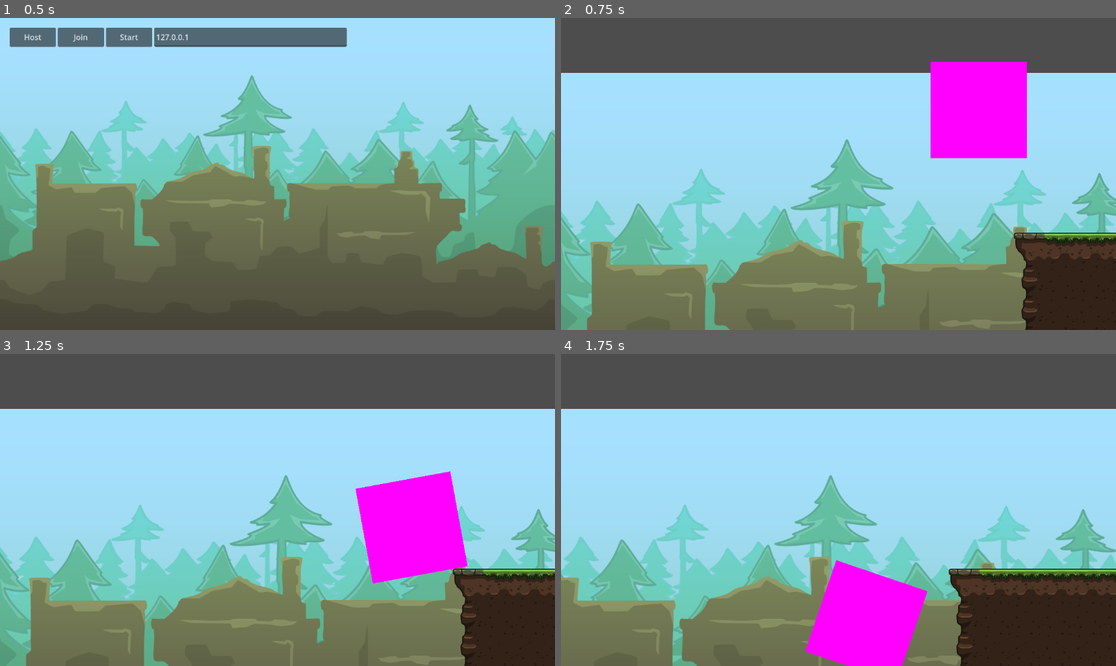
Above: before the commit, frames 1-4 (two rows, left to right).
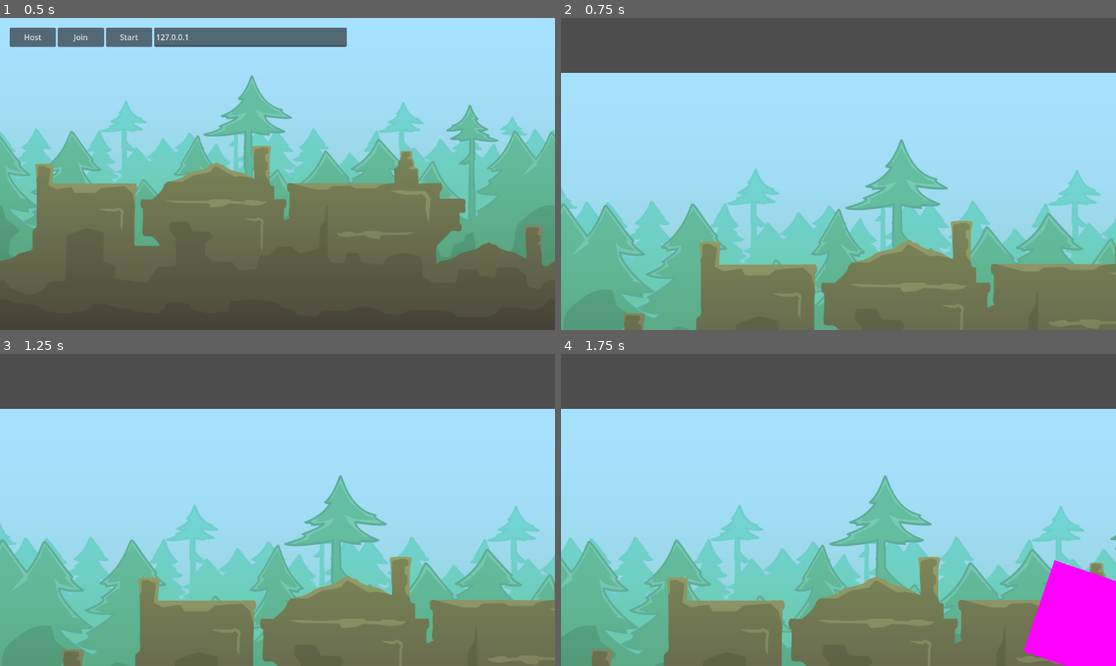
Above: after the commit, the same moments.

Repository: schwasam/godot-2d-multiplayer
Game: Godot game, scene res://menu/menu.tscn
Two runs of this game, one before a commit and one after it. Both use one fixed random seed, a clock stepped at 60 frames per second and the inputs below.
Inputs:
- Up to frame 1 (0.5 s): no input
- Up to frame 2 (0.75 s): click "Start" at 0.5 s
- Up to frame 3 (1.25 s): no input
- Up to frame 4 (1.75 s): hold D (move_right) from 1.28 s (still down); tap Space (jump) at 1.35, 1.52 s

Frame 1 is identical in both runs. In frame 2, 33% of the frame differs, in the area x 0-100%, y 14-100%; in frame 3, 32%; in frame 4, 34%, in the area x 0-100%, y 38-100%.

Commit message:
spawn players at spawn points

Diff:
--- /dev/null
+++ b/levels/level.gd
@@ -0,0 +1,48 @@
+extends Node2D
+
+@export var player_scene: PackedScene
+@export var players_container: Node2D
+@export var spawn_points: Array[Node2D]
+
+var next_spawn_point_index = 0
+
+
+func _ready() -> void:
+	if not multiplayer.is_server():
+		return
+
+	multiplayer.peer_disconnected.connect(delete_player)
+
+	for id in multiplayer.get_peers():
+		add_player(id)
+
+	# add player that hosts
+	add_player(1)
+
+
+func _exit_tree() -> void:
+	if not multiplayer.is_server():
+		return
+
+	multiplayer.peer_disconnected.disconnect(delete_player)
+
+func add_player(id):
+	var player_instance = player_scene.instantiate()
+	player_instance.position = get_spawn_point()
+	player_instance.name = str(id)
+	players_container.add_child(player_instance)
+
+
+func delete_player(id):
+	if not players_container.has_node(str(id)):
+		return
+
+	players_container.get_node(str(id)).queue_free()
+
+
+func get_spawn_point():
+	var spawn_point = spawn_points[next_spawn_point_index].position
+	next_spawn_point_index += 1
+	if next_spawn_point_index >= len(spawn_points):
+		next_spawn_point_index = 0
+	return spawn_point
--- a/levels/level_01/level_01.tscn
+++ b/levels/level_01/level_01.tscn
@@ -1,6 +1,7 @@
-[gd_scene load_steps=9 format=3 uid="uid://cnp584qcnv3tj"]
+[gd_scene load_steps=10 format=3 uid="uid://cnp584qcnv3tj"]
 
 [ext_resource type="Texture2D" uid="uid://chwbcf7n2ajtp" path="res://art/platforms/Platformer_spritesheet.png" id="1_drxf6"]
+[ext_resource type="Script" path="res://levels/level.gd" id="1_vde5s"]
 [ext_resource type="Texture2D" uid="uid://bja0wl8tcw71c" path="res://art/backgrounds/background_01.png" id="2_oi8e6"]
 [ext_resource type="Texture2D" uid="uid://bujx43rcy5b85" path="res://art/backgrounds/background_02.png" id="3_yv7l0"]
 [ext_resource type="PackedScene" uid="uid://dgmbwyk1c82yt" path="res://player/player.tscn" id="4_20lng"]
@@ -71,8 +72,12 @@
 
 [sub_resource type="PlaceholderTexture2D" id="PlaceholderTexture2D_bx3es"]
 
-[node name="Level_01" type="Node2D"]
+[node name="Level_01" type="Node2D" node_paths=PackedStringArray("players_container", "spawn_points")]
 position = Vector2(540, 220)
+script = ExtResource("1_vde5s")
+player_scene = ExtResource("4_20lng")
+players_container = NodePath("----- Players -----/Players")
+spawn_points = [NodePath("----- Players -----/SpawnPoint_0"), NodePath("----- Players -----/SpawnPoint_1")]
 
 [node name="----- Environment -----" type="Node" parent="."]
 
@@ -116,6 +121,15 @@
 
 [node name="----- Players -----" type="Node" parent="."]
 
-[node name="Player" parent="----- Players -----" instance=ExtResource("4_20lng")]
-position = Vector2(624, 152)
-max_jumps = 3
+[node name="Players" type="Node2D" parent="----- Players -----"]
+
+[node name="PlayerSpawner" type="MultiplayerSpawner" parent="----- Players -----"]
+_spawnable_scenes = PackedStringArray("res://player/player.tscn")
+spawn_path = NodePath("../Players")
+spawn_limit = 2
+
+[node name="SpawnPoint_0" type="Node2D" parent="----- Players -----"]
+position = Vector2(171, 110)
+
+[node name="SpawnPoint_1" type="Node2D" parent="----- Players -----"]
+position = Vector2(465, 108)
